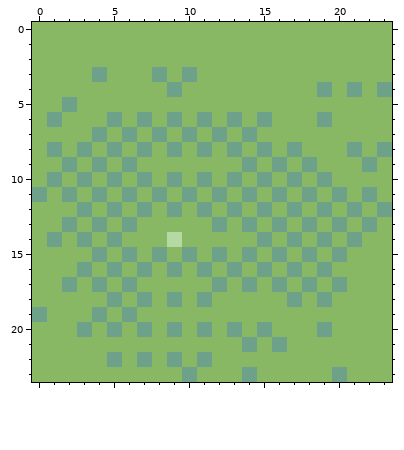
Edited in one commit: pixel-art sprite (esp32/graphics/grass-1.png). That is the earlier state.
The file is 24x24 pixels.
And afterwards:
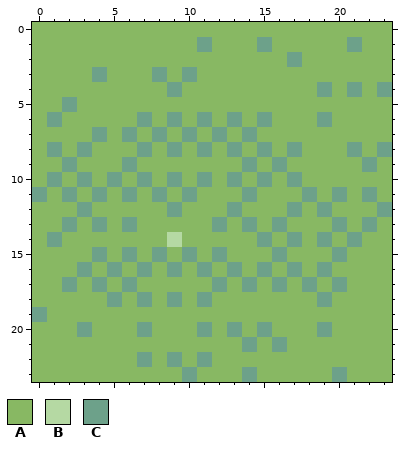
Palette (. is transparent): A #88b863  B #b5d9a3  C #6da18a
Edits made:
The author changed colour C to colour A in row 6 at x 5; in row 8 at x 5; in row 9 at x 4 and 18; in row 10 at x 19; in row 11 at x 12 and 16; in row 12 at x 5, 7, 11, 15 and 21.
The author changed colour C to colour A in row 13 at x 18; in row 14 at x 3 and 5; in row 15 at x 14 and 18; in row 18 at x 17; in row 19 at x 4 and 6; in row 20 at x 5 and 9.
The author changed colour C to colour A in row 22 at x 5.
The author changed colour A to colour C in row 1 at x 11, 15 and 21; in row 2 at x 17.
Where, in picture pixels (left, top, right, bottom), the same in both pictures:
changed: (197, 37, 212, 52)
changed: (257, 37, 302, 67)
changed: (347, 37, 362, 52)
changed: (77, 112, 362, 367)
